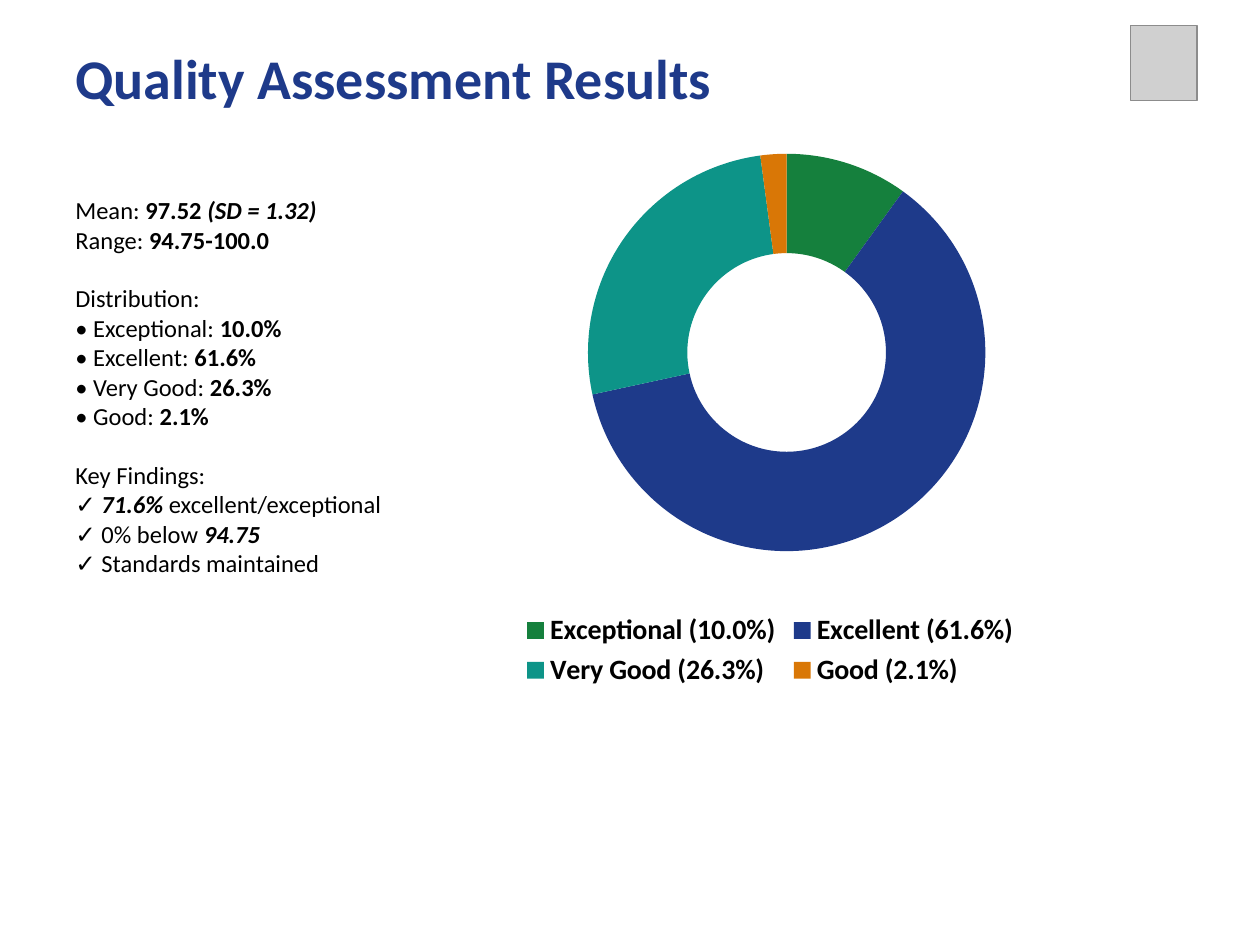
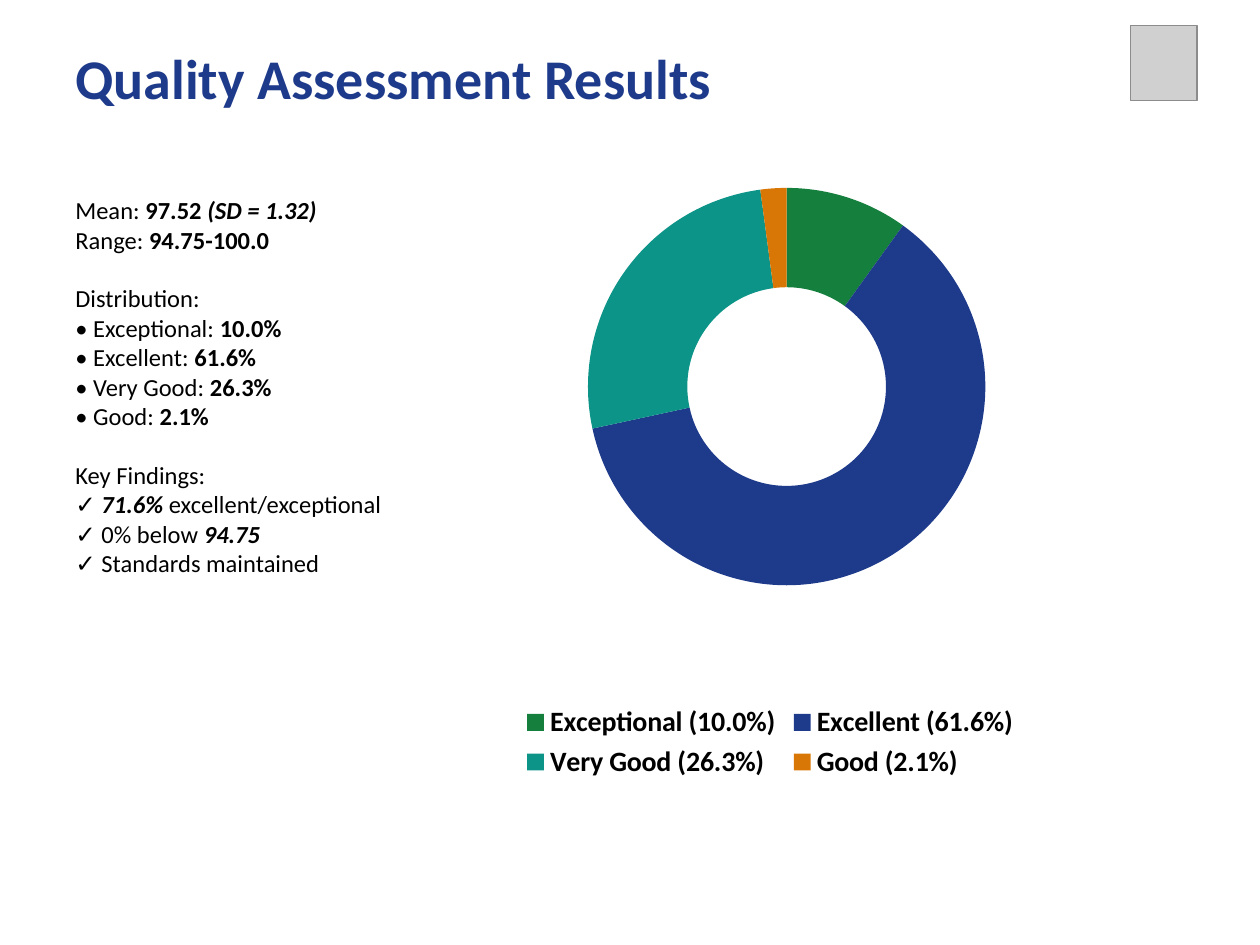
Before and after one commit to eskgyimah/Capstone, a slide deck: slide 5 of PRESENTATION/CAPSTONE_PRESENTATION_1026.pptx. Drawn at 1260x945 pixels with LibreOffice and Linux fonts; fonts in the diff are those of the drawing; grey boxes stand for pictures. Boxes give left, top, right and bottom in pixels: in the first picture for what was removed or moved away, otherwise in the second. Text is boxed around its words. In the diff, an @@ line names an element or a change of style, - is before the commit and + after.

```diff
--- a/PRESENTATION/CAPSTONE_PRESENTATION_1026.pptx
+++ b/PRESENTATION/CAPSTONE_PRESENTATION_1026.pptx
@@ doughnut chart: place and size @@
-doughnut chart at bbox=[392, 151, 1148, 693]
+doughnut chart at bbox=[392, 151, 1148, 785]
```
